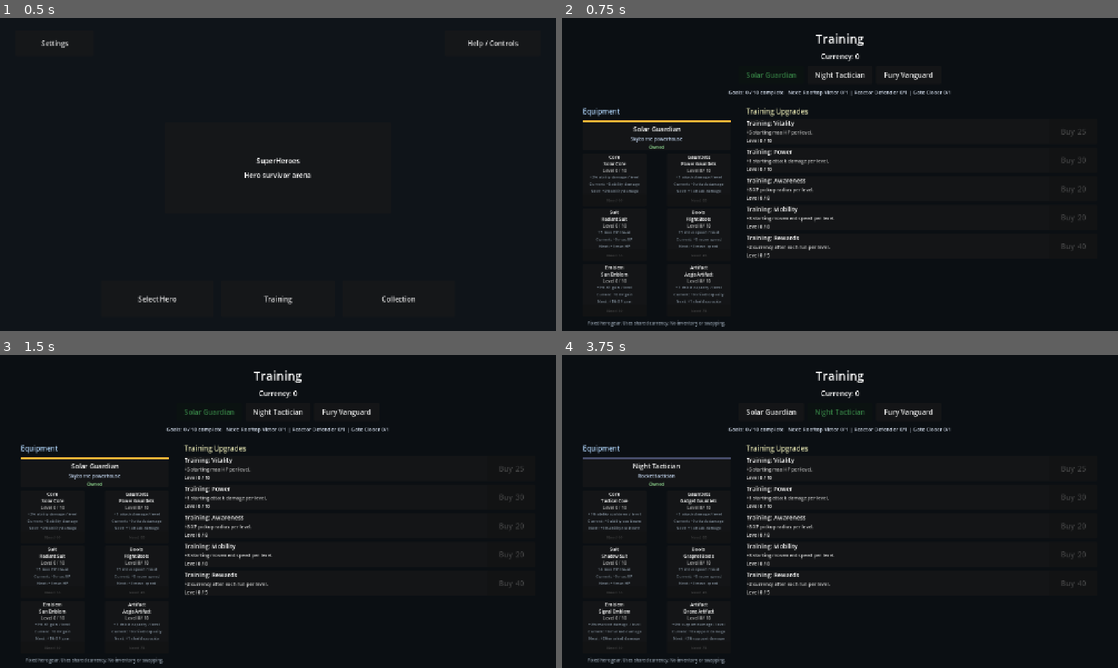
Above: before the commit, frames 1-4 (two rows, left to right).
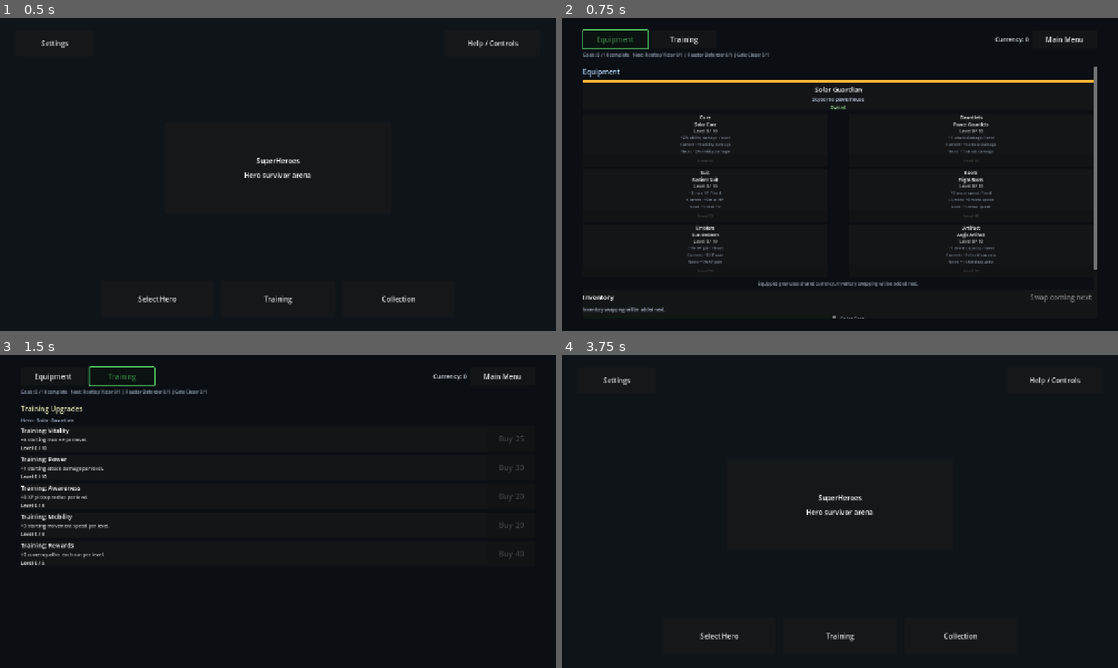
Above: after the commit, the same moments.

Repository: StanisRyz/SuperHeroes
Game: Godot game, scene res://scenes/main/Main.tscn
Two runs of this game, one before a commit and one after it. Both use one fixed random seed, a clock stepped at 60 frames per second and the inputs below.
Inputs (mouse positions are in pixels of both pictures, inside the frame that each line leads up to):
- Up to frame 1 (0.5 s): no input
- Up to frame 2 (0.75 s): click "Training" at 0.5 s
- Up to frame 3 (1.5 s): click (122, 376) at 1.25 s, where only the run after the commit has a clickable "Training"
- Up to frame 4 (3.75 s): click (617, 376) at 2 s, where only the run after the commit has a clickable "Equipment"; click (1062, 376) at 2.75 s, where only the run after the commit has a clickable "Main Menu"; click (840, 411) at 3.5 s, where only the run before the commit has a clickable "Night Tactician"

Frame 1 is identical in both runs. In frame 2, 8.7% of the frame differs, in the area x 3-97%, y 3-99%; in frame 3, 6.7%; in frame 4, 5.3%.

Commit message:
Rework training tabs UI
Rework Training UI into a tabbed progression screen:
- Remove/compact the old top Training HUD with title, currency, goals, and hero selector.
- Add persistent Equipment and Training tab buttons.
- Add an always-visible Main Menu button for reliable return navigation.
- Move existing equipment slots into the Equipment tab.
- Add Inventory shell/foundation to the Equipment tab.
- Move existing Training upgrade list into the Training tab.
- Preserve training upgrade purchases, equipment upgrade purchases, currency updates, selected hero data, Collection, Select Hero, Settings, Help, and run start flows.
- Do not add gacha, item drops, random loot, full inventory swapping, combat changes, reward changes, or in-run upgrade rule changes.
- Update README.md, Agents.md, and validation docs if present.

Diff:
--- a/scenes/ui/MetaUpgradeShop.gd
+++ b/scenes/ui/MetaUpgradeShop.gd
@@ -9,12 +9,17 @@
 var _meta_manager: Node
 var _hero_data_provider: Node
 var _selected_hero_id: String = ""
+var _active_tab: String = "equipment"
+var _selected_inventory_equipment_id: String = ""
 var _heroes: Array[Dictionary] = []
-var _title_label: Label
-var _hero_selector: HBoxContainer
 var _currency_label: Label
 var _goals_label: Label
 var _back_button: Button
+var _hero_selector: HBoxContainer
+var _equipment_tab_button: Button
+var _training_tab_button: Button
+var _equipment_content: Control
+var _training_content: Control
 var _list_vbox: VBoxContainer
 
 var _rows: Array[Dictionary] = []
@@ -26,6 +31,10 @@
 var _equip_hero_swatch: ColorRect
 var _equip_hero_status_label: Label
 var _equipment_slot_rows: Dictionary = {}
+var _inventory_list_vbox: VBoxContainer
+var _inventory_detail_label: Label
+var _inventory_buttons: Dictionary = {}
+var _training_hero_label: Label
 
 
 func _ready() -> void:
@@ -55,10 +64,11 @@
 
 func open(hero_id: String = "") -> void:
 	set_selected_hero(hero_id)
+	_active_tab = "equipment"
 	refresh()
 	show()
-	if _back_button != null:
-		_back_button.grab_focus()
+	if _equipment_tab_button != null:
+		_equipment_tab_button.grab_focus()
 
 
 func close() -> void:
@@ -70,15 +80,14 @@
 		return
 	if _selected_hero_id.is_empty():
 		set_selected_hero("")
-	if _title_label != null:
-		_title_label.text = "Training"
 	if _currency_label != null:
 		_currency_label.text = "Currency: %d" % _meta_manager.get_currency()
 	_update_goals_label()
-	_update_hero_buttons()
 	_rebuild_rows_if_needed()
 	_update_rows()
 	_refresh_equipment_panel()
+	_refresh_inventory_shell()
+	_update_tab_state()
 
 
 func set_selected_hero(hero_id: String) -> void:
@@ -111,64 +120,64 @@
 	add_child(margin)
 
 	var main_vbox := VBoxContainer.new()
-	main_vbox.add_theme_constant_override("separation", 10)
+	main_vbox.add_theme_constant_override("separation", 8)
 	margin.add_child(main_vbox)
 
 	# ── header ────────────────────────────────────────────────────────────────
-	_title_label = Label.new()
-	_title_label.text = "Training"
-	_title_label.horizontal_alignment = HORIZONTAL_ALIGNMENT_CENTER
-	_title_label.add_theme_font_size_override("font_size", 28)
-	main_vbox.add_child(_title_label)
+	var nav := HBoxContainer.new()
+	nav.add_theme_constant_override("separation", 8)
+	nav.size_flags_horizontal = Control.SIZE_EXPAND_FILL
+	main_vbox.add_child(nav)
+
+	_equipment_tab_button = Button.new()
+	_equipment_tab_button.text = "Equipment"
+	_equipment_tab_button.custom_minimum_size = Vector2(150, 42)
+	_equipment_tab_button.pressed.connect(_set_active_tab.bind("equipment"))
+	nav.add_child(_equipment_tab_button)
+
+	_training_tab_button = Button.new()
+	_training_tab_button.text = "Training"
+	_training_tab_button.custom_minimum_size = Vector2(150, 42)
+	_training_tab_button.pressed.connect(_set_active_tab.bind("training"))
+	nav.add_child(_training_tab_button)
+
+	var nav_spacer := Control.new()
+	nav_spacer.size_flags_horizontal = Control.SIZE_EXPAND_FILL
+	nav.add_child(nav_spacer)
 
 	_currency_label = Label.new()
 	_currency_label.text = "Currency: 0"
-	_currency_label.horizontal_alignment = HORIZONTAL_ALIGNMENT_CENTER
-	_currency_label.add_theme_font_size_override("font_size", 16)
-	main_vbox.add_child(_currency_label)
-
-	_hero_selector = HBoxContainer.new()
-	_hero_selector.add_theme_constant_override("separation", 8)
-	_hero_selector.alignment = BoxContainer.ALIGNMENT_CENTER
-	main_vbox.add_child(_hero_selector)
+	_currency_label.vertical_alignment = VERTICAL_ALIGNMENT_CENTER
+	_currency_label.add_theme_font_size_override("font_size", 14)
+	_currency_label.modulate = Color(0.88, 0.92, 0.96, 1.0)
+	nav.add_child(_currency_label)
+
+	_back_button = Button.new()
+	_back_button.text = "Main Menu"
+	_back_button.custom_minimum_size = Vector2(150, 42)
+	_back_button.pressed.connect(_on_back_pressed)
+	nav.add_child(_back_button)
 
 	_goals_label = Label.new()
 	_goals_label.autowrap_mode = TextServer.AUTOWRAP_WORD_SMART
-	_goals_label.horizontal_alignment = HORIZONTAL_ALIGNMENT_CENTER
-	_goals_label.add_theme_font_size_override("font_size", 12)
-	_goals_label.modulate = Color(0.82, 0.86, 0.92, 1.0)
+	_goals_label.add_theme_font_size_override("font_size", 10)
+	_goals_label.modulate = Color(0.56, 0.62, 0.7, 1.0)
 	main_vbox.add_child(_goals_label)
 
 	main_vbox.add_child(HSeparator.new())
 
-	# ── two-panel content area ────────────────────────────────────────────────
-	var content_hbox := HBoxContainer.new()
-	content_hbox.add_theme_constant_override("separation", 16)
-	content_hbox.size_flags_vertical = Control.SIZE_EXPAND_FILL
-	main_vbox.add_child(content_hbox)
-
-	var equip_panel := _build_equipment_panel()
-	equip_panel.custom_minimum_size = Vector2(340, 0)
-	equip_panel.size_flags_horizontal = Control.SIZE_FILL
-	content_hbox.add_child(equip_panel)
-
-	var vsep := VSeparator.new()
-	content_hbox.add_child(vsep)
-
-	var training_panel := _build_training_panel()
-	training_panel.size_flags_horizontal = Control.SIZE_EXPAND_FILL
-	content_hbox.add_child(training_panel)
-
-	# ── footer ────────────────────────────────────────────────────────────────
-	main_vbox.add_child(HSeparator.new())
-
-	_back_button = Button.new()
-	_back_button.text = "Back"
-	_back_button.custom_minimum_size = Vector2(180, 48)
-	_back_button.size_flags_horizontal = Control.SIZE_SHRINK_BEGIN
-	_back_button.pressed.connect(_on_back_pressed)
-	main_vbox.add_child(_back_button)
-
+	# ── tab content area ──────────────────────────────────────────────────────
+	_equipment_content = _build_equipment_panel()
+	_equipment_content.size_flags_vertical = Control.SIZE_EXPAND_FILL
+	_equipment_content.size_flags_horizontal = Control.SIZE_EXPAND_FILL
+	main_vbox.add_child(_equipment_content)
+
+	_training_content = _build_training_panel()
+	_training_content.size_flags_vertical = Control.SIZE_EXPAND_FILL
+	_training_content.size_flags_horizontal = Control.SIZE_EXPAND_FILL
+	main_vbox.add_child(_training_content)
+
+	_update_tab_state()
 
 func _build_training_panel() -> Control:
 	var vbox := VBoxContainer.new()
@@ -180,6 +189,12 @@
 	section_title.modulate = Color(0.9, 0.9, 0.7, 1.0)
 	vbox.add_child(section_title)
 
+	_training_hero_label = Label.new()
+	_training_hero_label.text = "Hero: -"
+	_training_hero_label.add_theme_font_size_override("font_size", 12)
+	_training_hero_label.modulate = Color(0.72, 0.8, 0.9, 1.0)
+	vbox.add_child(_training_hero_label)
+
 	var scroll := ScrollContainer.new()
 	scroll.size_flags_vertical = Control.SIZE_EXPAND_FILL
 	vbox.add_child(scroll)
@@ -193,8 +208,14 @@
 
 
 func _build_equipment_panel() -> Control:
+	var scroll := ScrollContainer.new()
+	scroll.size_flags_vertical = Control.SIZE_EXPAND_FILL
+	scroll.size_flags_horizontal = Control.SIZE_EXPAND_FILL
+
 	var outer_vbox := VBoxContainer.new()
 	outer_vbox.add_theme_constant_override("separation", 8)
+	outer_vbox.size_flags_horizontal = Control.SIZE_EXPAND_FILL
+	scroll.add_child(outer_vbox)
 
 	var section_title := Label.new()
 	section_title.text = "Equipment"
@@ -268,14 +289,73 @@
 	right_col.add_child(_build_equipment_slot("artifact", "Artifact"))
 
 	var note := Label.new()
-	note.text = "Fixed hero gear. Uses shared currency. No inventory or swapping."
+	note.text = "Equipped gear uses shared currency. Inventory swapping will be added next."
 	note.add_theme_font_size_override("font_size", 10)
 	note.modulate = Color(0.55, 0.6, 0.65, 1.0)
 	note.horizontal_alignment = HORIZONTAL_ALIGNMENT_CENTER
 	note.autowrap_mode = TextServer.AUTOWRAP_WORD_SMART
 	outer_vbox.add_child(note)
 
-	return outer_vbox
+	outer_vbox.add_child(_build_inventory_panel())
+
+	return scroll
+
+
+func _build_inventory_panel() -> Control:
+	var panel := PanelContainer.new()
+	panel.size_flags_horizontal = Control.SIZE_EXPAND_FILL
+
+	var vbox := VBoxContainer.new()
+	vbox.add_theme_constant_override("separation", 6)
+	panel.add_child(vbox)
+
+	var header := HBoxContainer.new()
+	header.add_theme_constant_override("separation", 8)
+	vbox.add_child(header)
+
+	var title := Label.new()
+	title.text = "Inventory"
+	title.add_theme_font_size_override("font_size", 15)
+	title.size_flags_horizontal = Control.SIZE_EXPAND_FILL
+	header.add_child(title)
+
+	var swap_button := Button.new()
+	swap_button.text = "Swap coming next"
+	swap_button.disabled = true
+	swap_button.custom_minimum_size = Vector2(150, 32)
+	header.add_child(swap_button)
+
+	var note := Label.new()
+	note.text = "Inventory swapping will be added next."
+	note.add_theme_font_size_override("font_size", 10)
+	note.modulate = Color(0.68, 0.74, 0.82, 1.0)
+	note.autowrap_mode = TextServer.AUTOWRAP_WORD_SMART
+	vbox.add_child(note)
+
+	var body := HBoxContainer.new()
+	body.add_theme_constant_override("separation", 10)
+	body.size_flags_horizontal = Control.SIZE_EXPAND_FILL
+	vbox.add_child(body)
+
+	var list_scroll := ScrollContainer.new()
+	list_scroll.custom_minimum_size = Vector2(330, 150)
+	list_scroll.size_flags_horizontal = Control.SIZE_EXPAND_FILL
+	body.add_child(list_scroll)
+
+	_inventory_list_vbox = VBoxContainer.new()
+	_inventory_list_vbox.add_theme_constant_override("separation", 6)
+	_inventory_list_vbox.size_flags_horizontal = Control.SIZE_EXPAND_FILL
+	list_scroll.add_child(_inventory_list_vbox)
+
+	_inventory_detail_label = Label.new()
+	_inventory_detail_label.custom_minimum_size = Vector2(260, 150)
+	_inventory_detail_label.size_flags_horizontal = Control.SIZE_EXPAND_FILL
+	_inventory_detail_label.autowrap_mode = TextServer.AUTOWRAP_WORD_SMART
+	_inventory_detail_label.add_theme_font_size_override("font_size", 11)
+	_inventory_detail_label.modulate = Color(0.82, 0.86, 0.92, 1.0)
+	body.add_child(_inventory_detail_label)
+
+	return panel
 
 
 func _build_equipment_slot(slot_id: String, slot_name: String) -> PanelContainer:
@@ -344,12 +424,111 @@
 
 	_equip_hero_name_label.text = display_name
 	_equip_hero_subtitle_label.text = subtitle
+	if _training_hero_label != null:
+		_training_hero_label.text = "Hero: %s" % display_name
 	if _equip_hero_swatch != null:
 		_equip_hero_swatch.color = color
 	if _equip_hero_status_label != null:
 		_equip_hero_status_label.text = "Owned" if unlocked else "Locked"
 		_equip_hero_status_label.modulate = Color(0.6, 0.9, 0.6, 1.0) if unlocked else Color(0.8, 0.5, 0.3, 1.0)
-	_update_equipment_slots()
+		_update_equipment_slots()
+
+
+func _refresh_inventory_shell() -> void:
+	if _inventory_list_vbox == null:
+		return
+	var defs: Array = _meta_manager.get_equipment_definitions(_selected_hero_id) if _meta_manager != null and _meta_manager.has_method("get_equipment_definitions") else []
+	for child in _inventory_list_vbox.get_children():
+		child.queue_free()
+	_inventory_buttons.clear()
+
+	if defs.is_empty():
+		for i in range(6):
+			_inventory_list_vbox.add_child(_build_empty_inventory_slot(i + 1))
+		_update_inventory_detail({})
+		return
+
+	var has_selected := false
+	for def in defs:
+		if not def is Dictionary:
+			continue
+		var equipment_id := str(def.get("equipment_id", ""))
+		if equipment_id.is_empty():
+			continue
+		if _selected_inventory_equipment_id == equipment_id:
+			has_selected = true
+		var button := _build_inventory_card(def)
+		_inventory_list_vbox.add_child(button)
+		_inventory_buttons[equipment_id] = button
+	if not has_selected:
+		_selected_inventory_equipment_id = str((defs[0] as Dictionary).get("equipment_id", ""))
+	_update_inventory_selection()
+
+
+func _build_empty_inventory_slot(index: int) -> PanelContainer:
+	var panel := PanelContainer.new()
+	panel.size_flags_horizontal = Control.SIZE_EXPAND_FILL
+	var label := Label.new()
+	label.text = "Empty Slot %d" % index
+	label.horizontal_alignment = HORIZONTAL_ALIGNMENT_CENTER
+	label.add_theme_font_size_override("font_size", 11)
+	label.modulate = Color(0.55, 0.6, 0.66, 1.0)
+	panel.add_child(label)
+	return panel
+
+
+func _build_inventory_card(def: Dictionary) -> Button:
+	var equipment_id := str(def.get("equipment_id", ""))
+	var level := _get_equipment_level(equipment_id)
+	var max_level := int(def.get("max_level", 0))
+	var button := Button.new()
+	button.text = "%s  |  %s  |  Lv %d/%d" % [
+		str(def.get("display_name", "Equipment")),
+		str(def.get("slot_name", "Slot")),
+		level,
+		max_level,
+	]
+	button.alignment = HORIZONTAL_ALIGNMENT_LEFT
+	button.custom_minimum_size = Vector2(0, 34)
+	button.pressed.connect(_on_inventory_item_pressed.bind(equipment_id))
+	return button
+
+
+func _on_inventory_item_pressed(equipment_id: String) -> void:
+	_selected_inventory_equipment_id = equipment_id
+	_update_inventory_selection()
+
+
+func _update_inventory_selection() -> void:
+	var selected_def := {}
+	for equipment_id in _inventory_buttons:
+		var button := _inventory_buttons[equipment_id] as Button
+		if button == null:
+			continue
+		var selected: bool = str(equipment_id) == _selected_inventory_equipment_id
+		button.modulate = UIStateColors.positive_color() if selected else Color.WHITE
+		if selected:
+			selected_def = _get_equipment_definition(str(equipment_id))
+	_update_inventory_detail(selected_def)
+
+
+func _update_inventory_detail(def: Dictionary) -> void:
+	if _inventory_detail_label == null:
+		return
+	if def.is_empty():
+		_inventory_detail_label.text = "No inventory data yet.\nEmpty slots reserve space for future owned gear."
+		return
+	var equipment_id := str(def.get("equipment_id", ""))
+	var level := _get_equipment_level(equipment_id)
+	_inventory_detail_label.text = "%s\n%s\nLevel %d / %d\n%s\nCurrent: %s\nNext: %s\n\nSwap coming next." % [
+		str(def.get("display_name", "Equipment")),
+		str(def.get("description", "")),
+		level,
+		int(def.get("max_level", 0)),
+		_format_equipment_bonus(def),
+		_format_equipment_total_bonus(def, level),
+		_format_equipment_total_bonus(def, level + 1) if level < int(def.get("max_level", 0)) else "MAX",
+	]
 
 
 func _get_selected_hero_data() -> Dictionary:
@@ -437,6 +616,17 @@
 		if not slot_id.is_empty():
 			result[slot_id] = def
 	return result
+
+
+func _get_equipment_definition(equipment_id: String) -> Dictionary:
+	if equipment_id.is_empty():
+		return {}
+	if _meta_manager != null and _meta_manager.has_method("get_equipment_definition"):
+		return _meta_manager.get_equipment_definition(_selected_hero_id, equipment_id)
+	for def in _get_equipment_definitions_by_slot().values():
+		if str(def.get("equipment_id", "")) == equipment_id:
+			return def
+	return {}
 
 
 func _get_equipment_level(equipment_id: String) -> int:
@@ -655,6 +845,28 @@
 
 # ─── Signal handlers ──────────────────────────────────────────────────────────
 
+func _set_active_tab(tab_id: String) -> void:
+	if tab_id != "equipment" and tab_id != "training":
+		return
+	_active_tab = tab_id
+	_update_tab_state()
+
+
+func _update_tab_state() -> void:
+	if _equipment_content != null:
+		_equipment_content.visible = _active_tab == "equipment"
+	if _training_content != null:
+		_training_content.visible = _active_tab == "training"
+	if _equipment_tab_button != null:
+		var equipment_selected := _active_tab == "equipment"
+		_equipment_tab_button.disabled = equipment_selected
+		_equipment_tab_button.modulate = UIStateColors.positive_color() if equipment_selected else Color.WHITE
+	if _training_tab_button != null:
+		var training_selected := _active_tab == "training"
+		_training_tab_button.disabled = training_selected
+		_training_tab_button.modulate = UIStateColors.positive_color() if training_selected else Color.WHITE
+
+
 func _on_buy_pressed(upgrade_id: String) -> void:
 	if _selected_hero_id.is_empty():
 		push_warning("MetaUpgradeShop: cannot buy training upgrade without selected hero.")
Not shown, changed: Agents.md
Not shown, changed: README.md
Not shown, changed: docs/validation/gameplay_validation.md
